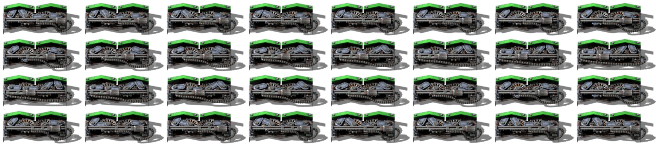
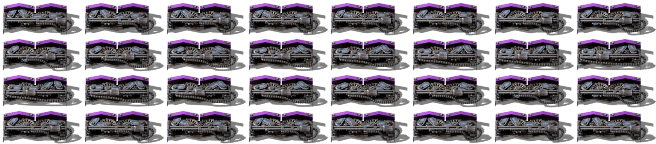
Revision of a layered 656x144 image; what changed, layer by layer:
added layer "tier 6" above "tier 5" over [3, 3, 646, 140]
hid "tier 4" over [3, 3, 646, 140]
